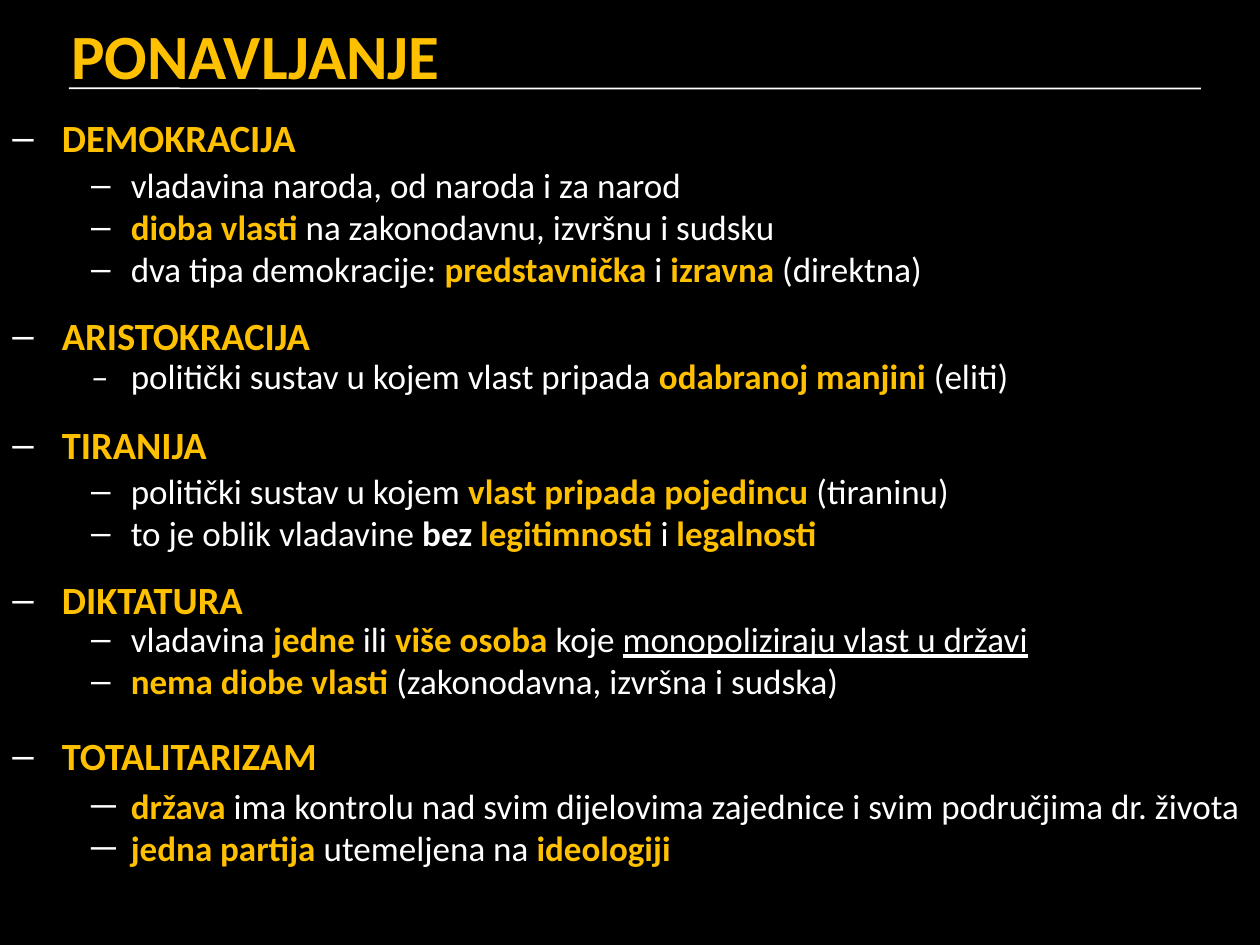
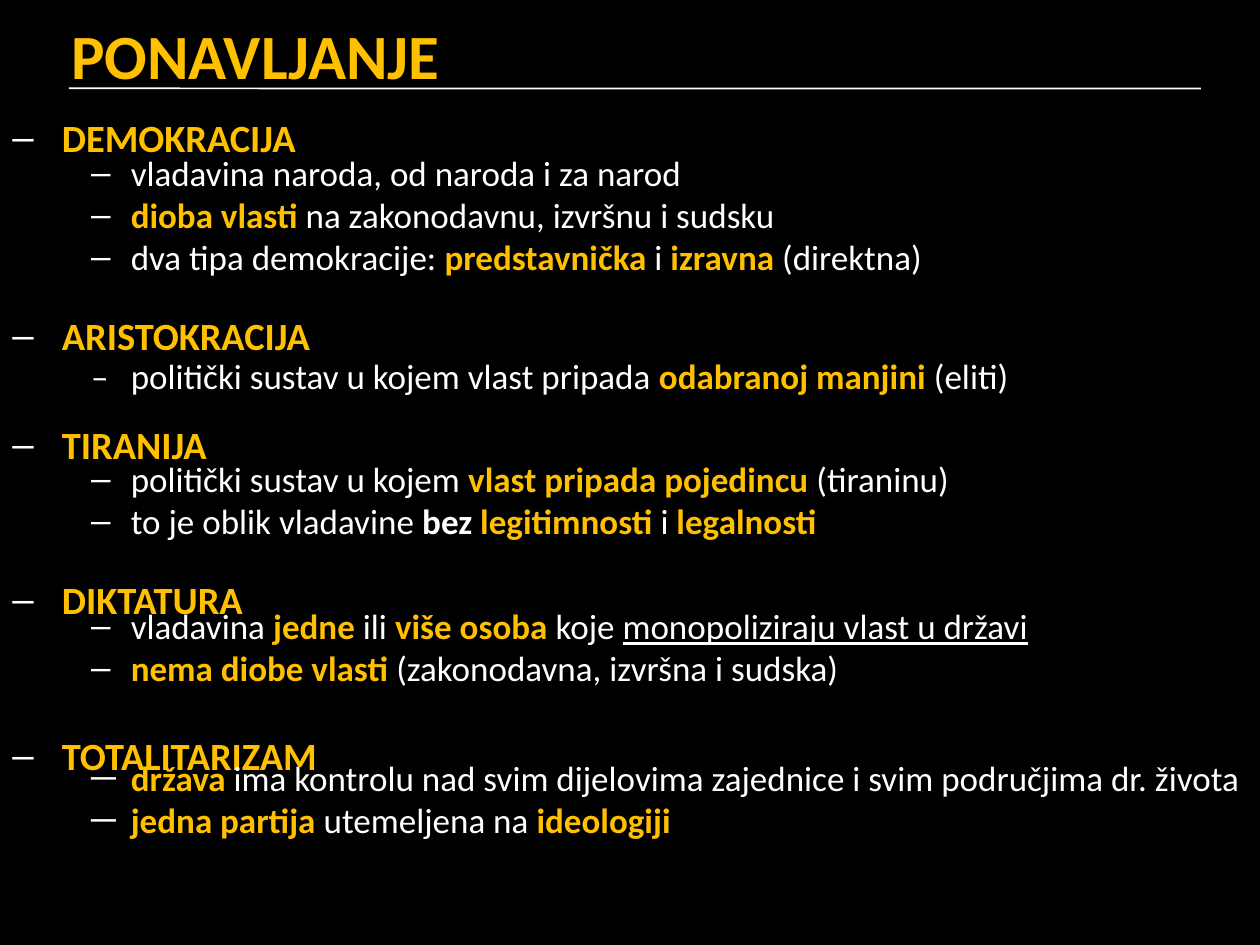
Before and after one commit to cornx/print, a slide deck: slide 14 of data/prezentacije/politika/003_tipovi_politickih_poredaka.pptx. Drawn at 1260x945 pixels with LibreOffice and Linux fonts; fonts in the diff are those of the drawing. Boxes give left, top, right and bottom in pixels: in the first picture for what was removed or moved away, otherwise in the second. Text is boxed around its words. In the diff, an @@ line names an element or a change of style, - is before the commit and + after.

```diff
--- a/data/prezentacije/politika/003_tipovi_politickih_poredaka.pptx
+++ b/data/prezentacije/politika/003_tipovi_politickih_poredaka.pptx
@@ 3 texts: place and size @@
-3 texts at box(131, 173, 1028, 699)
+3 texts at box(131, 161, 1028, 686)
@@ text "država ima kontrolu nad svim ..." rewrapped from box(131, 794, 1239, 867) to box(131, 762, 1239, 839) @@
```
Also in this commit, not shown: 11 other slides changed.
